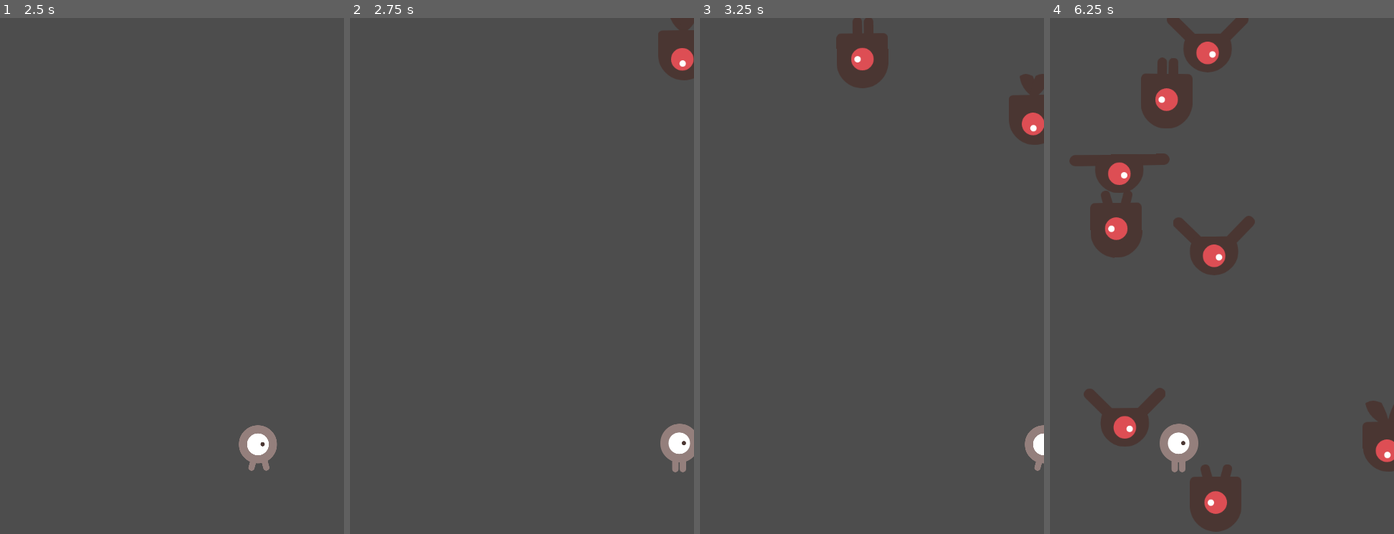
Above: before the commit, frames 1-4 (left to right).
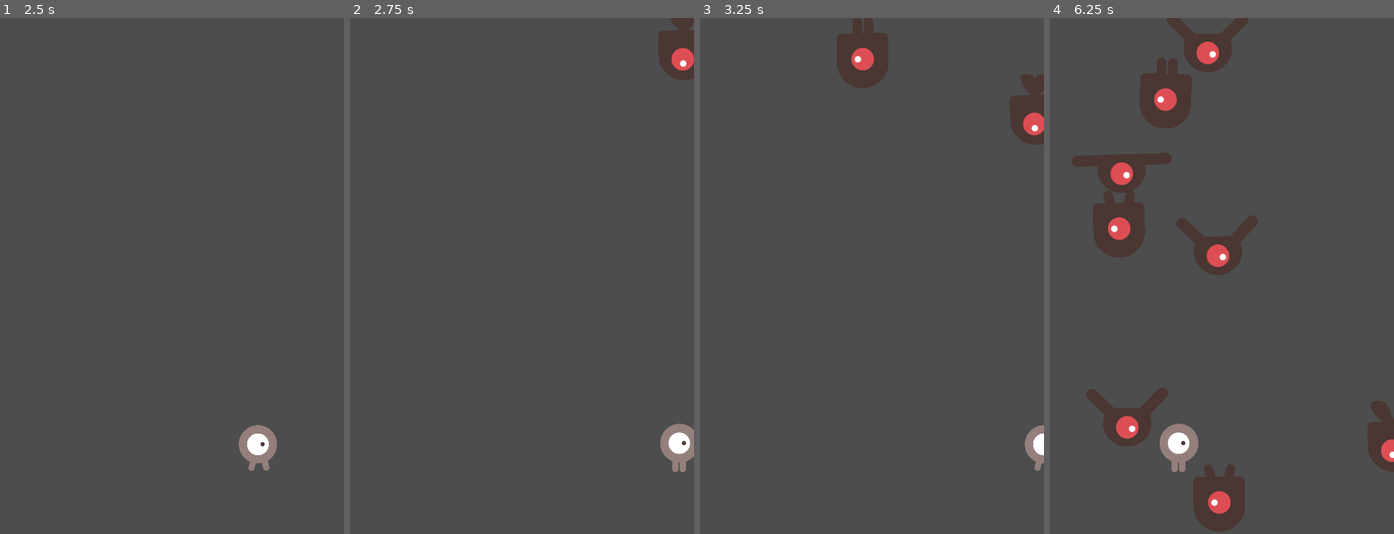
Above: after the commit, the same moments.

Repository: asukmana/catch-the-creeps
Game: Godot game, scene res://main.tscn
Two runs of this game, one before a commit and one after it. Both use one fixed random seed, a clock stepped at 60 frames per second and the inputs below.
Inputs:
- Up to frame 1 (2.5 s): tap Enter at 0.5 s; hold Right (ui_right) 0.53-1.28 s; hold Left (ui_left) 1.28-2.03 s; hold Right (ui_right) from 2.03 s (still down)
- Up to frame 2 (2.75 s): keep holding Right (ui_right)
- Up to frame 3 (3.25 s): keep holding Right (ui_right)
- Up to frame 4 (6.25 s): release Right (ui_right) at 3.53 s; hold Left (ui_left) 3.53-5.78 s; hold Right (ui_right) from 5.78 s (still down)

Frame 1 is identical in both runs. In frame 2, less than 0.1% of the frame differs, in the area x 89-100%, y 5-11%; in frame 3, 0.1%; in frame 4, 1.9%, in the area x 5-100%, y 5-100%.

Commit message:
Create heads up display

Diff:
--- /dev/null
+++ b/hud.gd
@@ -0,0 +1,45 @@
+extends CanvasLayer
+
+# Notifies `Main` node that the button has been pressed
+signal start_game
+
+
+# Called when the node enters the scene tree for the first time.
+func _ready() -> void:
+	pass # Replace with function body.
+
+
+# Called every frame. 'delta' is the elapsed time since the previous frame.
+func _process(delta: float) -> void:
+	pass
+
+
+func show_message(text):
+	$Message.text = text
+	$Message.show()
+	$MessageTimer.start()
+
+
+func show_game_over():
+	show_message("Game Over")
+	# Wait until the MessageTimer has counted down.
+	await $MessageTimer.timeout
+
+	$Message.text = "Catch the Creeps!"
+	$Message.show()
+	# Make a one-shot timer and wait for it to finish.
+	await get_tree().create_timer(1.0).timeout
+	$StartButton.show()
+
+
+func update_score(score):
+	$ScoreLabel.text = str(score)
+
+
+func _on_start_button_pressed() -> void:
+	$StartButton.hide()
+	start_game.emit()
+
+
+func _on_message_timer_timeout() -> void:
+	$Message.hide()
--- /dev/null
+++ b/hud.tscn
@@ -0,0 +1,59 @@
+[gd_scene load_steps=3 format=3 uid="uid://dhnqditrytdjc"]
+
+[ext_resource type="FontFile" uid="uid://df7qp8yhcjl61" path="res://fonts/Xolonium-Regular.ttf" id="1_37p78"]
+[ext_resource type="Script" uid="uid://dew5uadhof46k" path="res://hud.gd" id="1_64ctp"]
+
+[node name="HUD" type="CanvasLayer"]
+script = ExtResource("1_64ctp")
+
+[node name="ScoreLabel" type="Label" parent="."]
+anchors_preset = 5
+anchor_left = 0.5
+anchor_right = 0.5
+offset_left = -22.5
+offset_right = 22.5
+offset_bottom = 78.0
+grow_horizontal = 2
+theme_override_fonts/font = ExtResource("1_37p78")
+theme_override_font_sizes/font_size = 64
+text = "0"
+horizontal_alignment = 1
+vertical_alignment = 1
+
+[node name="Message" type="Label" parent="."]
+anchors_preset = 5
+anchor_left = 0.5
+anchor_right = 0.5
+offset_left = -240.0
+offset_right = 240.0
+offset_bottom = 240.0
+grow_horizontal = 2
+theme_override_fonts/font = ExtResource("1_37p78")
+theme_override_font_sizes/font_size = 64
+text = "Dodge the Creeps"
+horizontal_alignment = 1
+vertical_alignment = 1
+autowrap_mode = 2
+
+[node name="StartButton" type="Button" parent="."]
+anchors_preset = 7
+anchor_left = 0.5
+anchor_top = 1.0
+anchor_right = 0.5
+anchor_bottom = 1.0
+offset_left = -100.0
+offset_top = -140.0
+offset_right = 100.0
+offset_bottom = -40.0
+grow_horizontal = 2
+grow_vertical = 0
+theme_override_fonts/font = ExtResource("1_37p78")
+theme_override_font_sizes/font_size = 64
+text = "Start"
+
+[node name="MessageTimer" type="Timer" parent="."]
+wait_time = 2.0
+one_shot = true
+
+[connection signal="pressed" from="StartButton" to="." method="_on_start_button_pressed"]
+[connection signal="timeout" from="MessageTimer" to="." method="_on_message_timer_timeout"]
--- a/main.gd
+++ b/main.gd
@@ -42,7 +42,7 @@
 	var direction = mob_spawn_location.rotation + PI / 2
 
 	# Add some randomness to the direction.
-	direction += randf_range(-deg_to_rad(1), deg_to_rad(1))
+	direction += randf_range(-deg_to_rad(2), deg_to_rad(2))
 	mob.rotation = direction
 
 	# Choose the velocity for the mob.
Not shown, added: hud.gd.uid
